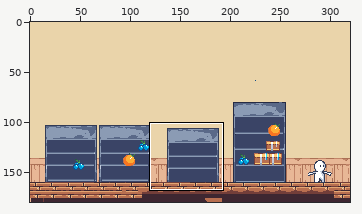
A pixel-art file gets an edit: assets/draft/grocery-concept-new.aseprite. Above, an overview of the earlier version with the close-up marked.
Close-up. The starting point:
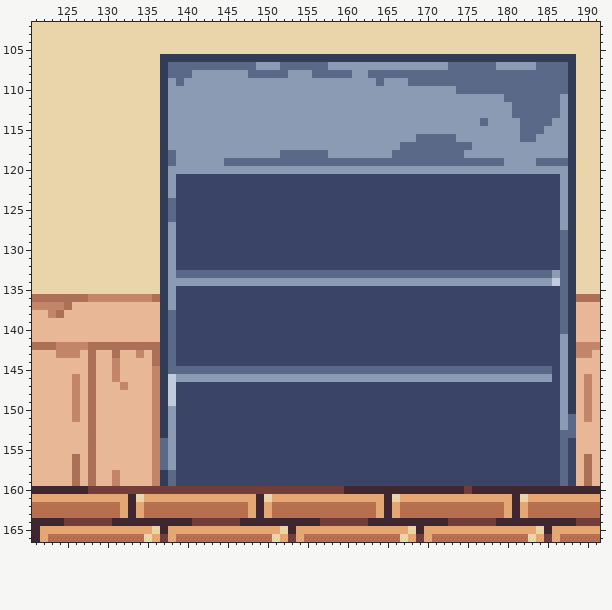
320x180 pixels, 1 frame. Colours within 5 levels of each other are drawn and written as one. Shown: x 121..191, y 102..166.
And afterwards:
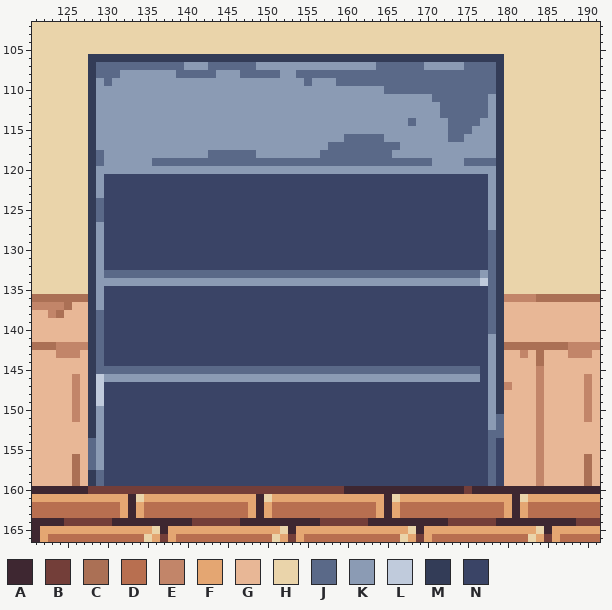
Palette (. is transparent): A #3e2731  B #733e39  C #ab7055  D #b86f50  E #c28569  F #e4a672  G #e8b796  H #ead4aa  J #5a6988  K #8b9bb4  L #c0cbdc  M #333c57  N #3a4466
The exact change:
Changed rows in their new state; - is an unchanged pixel.
Layer "shelf2":
first column x 128:
106 MMMMMMMMM-------------------------------------------HHHHHHHHH
107 MJJJJJJJJJ--KKK---------KKKKKK------JJJJJJ---KK----MHHHHHHHHH
108 MJJJKKKKKKK--JJJ---J----K-JJ-----JJ----------------MHHHHHHHHH
109 MKJKKKKKKK-K---------------J---JJJJJ-JJJ-----------MHHHHHHHHH
110 MKKKKKKKKK---------------------------JJJJJJJJJ-----MHHHHHHHHH
111 MKKKKKKKKK---------------------------------JJJJJJJ-MHHHHHHHHH
112 MKKKKKKKKK----------------------------------JJJJJJ-MHHHHHHHHH
113 MKKKKKKKKK----------------------------------JJJJJJ-MHHHHHHHHH
114 MKKKKKKKKK------------------------------J----JJJJK-MHHHHHHHHH
115 MKKKKKKKKK-----------------------------------JJJ---MHHHHHHHHH
116 MKKKKKKKKK----------------------JJJJJ----KKKK-J----MHHHHHHHHH
117 MKKKKKKKKK--------------------JJJJJJJJJKKKKKKKKK---MHHHHHHHHH
118 MJKKKKKKKKK----JJJJJJ---KKKKK-JJJJJJJJKKKKKKKKK----MHHHHHHHHH
119 MJKKKKKKJJ-JJJJJJ--------------------------KKKK----MHHHHHHHHH
120 MKKKKKKKKK-----------------------------------------MHHHHHHHHH
121 MKNNNNNNNNN---------------------------------------KMHHHHHHHHH
122 MKNNNNNNNNN---------------------------------------KMHHHHHHHHH
123 MKNNNNNNNNN---------------------------------------KMHHHHHHHHH
124 MJNNNNNNNNN---------------------------------------KMHHHHHHHHH
125 MJNNNNNNNNN---------------------------------------KMHHHHHHHHH
126 MJNNNNNNNNN---------------------------------------KMHHHHHHHHH
127 MKNNNNNNNNN---------------------------------------KMHHHHHHHHH
128 MKNNNNNNNNN---------------------------------------JMHHHHHHHHH
129 MKNNNNNNNNN---------------------------------------JMHHHHHHHHH
130 MKNNNNNNNNN---------------------------------------JMHHHHHHHHH
131 MKNNNNNNNNN---------------------------------------JMHHHHHHHHH
132 MKNNNNNNNNN---------------------------------------JMHHHHHHHHH
133 MKJJJJJJJJJ--------------------------------------K-MHHHHHHHHH
134 MKKKKKKKKK---------------------------------------LJMHHHHHHHHH
135 MKNNNNNNNNN---------------------------------------JMHHHHHHHHH
136 MKNNNNNNNNN---------------------------------------JMEEEECCCCC
137 MKNNNNNNNNN---------------------------------------JMGGGGGGGGG
138 MJNNNNNNNNN---------------------------------------JMGGGGGGGGG
139 MJNNNNNNNNN---------------------------------------JMGGGGGGGGG
140 MJNNNNNNNNN---------------------------------------JMGGGGGGGGG
141 MJNNNNNNNNN---------------------------------------KMGGGGGGGGG
142 MJNNNNNNNNN---------------------------------------KMCCCCCCCCE
143 MJNNNNNNNNN---------------------------------------KMGGEGCGGGE
144 MJNNNNNNNNN---------------------------------------KMGGGGCGGGG
145 MJJJJJJJJJ---------------------------------------NKMGGGGEGGGG
146 MLKKKKKKKKK--------------------------------------N-MGGGGEGGGG
147 MLNNNNNNNNN---------------------------------------KMEGGGEGGGG
148 MLNNNNNNNNN---------------------------------------KMGGGGEGGGG
149 MLNNNNNNNNN---------------------------------------KMGGGGEGGGG
150 MKNNNNNNNNN---------------------------------------KMGGGGEGGGG
151 MKNNNNNNNNN---------------------------------------KJGGGGEGGGG
152 MKNNNNNNNNN---------------------------------------KJGGGGEGGGG
153 MKNNNNNNNNN---------------------------------------JJGGGGEGGGG
154 JKNNNNNNNNN---------------------------------------J-GGGGEGGGG
155 JKNNNNNNNNN---------------------------------------J-GGGGEGGGG
156 JKNNNNNNNNN---------------------------------------J-GGGGEGGGG
157 JKNNNNNNNNN---------------------------------------J-GGGGEGGGG
158 MJNNNNNNNNN---------------------------------------J-GGGGEGGGG
159 MJNNNNNNNNN---------------------------------------J-GGGGEGGGG
